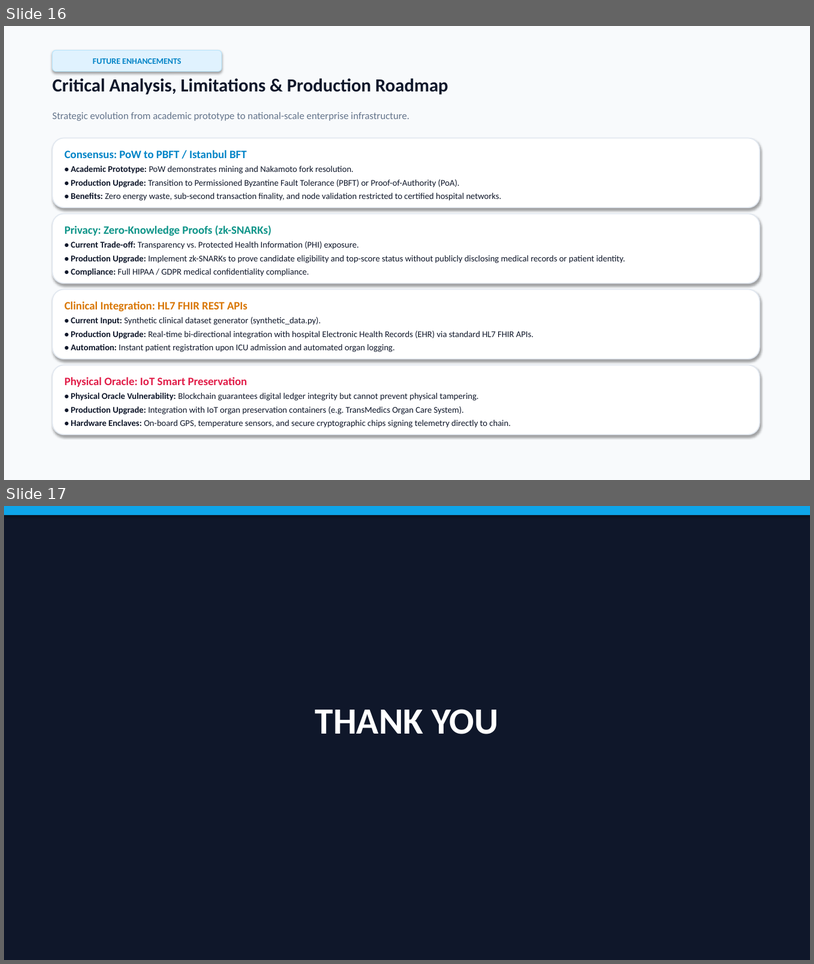
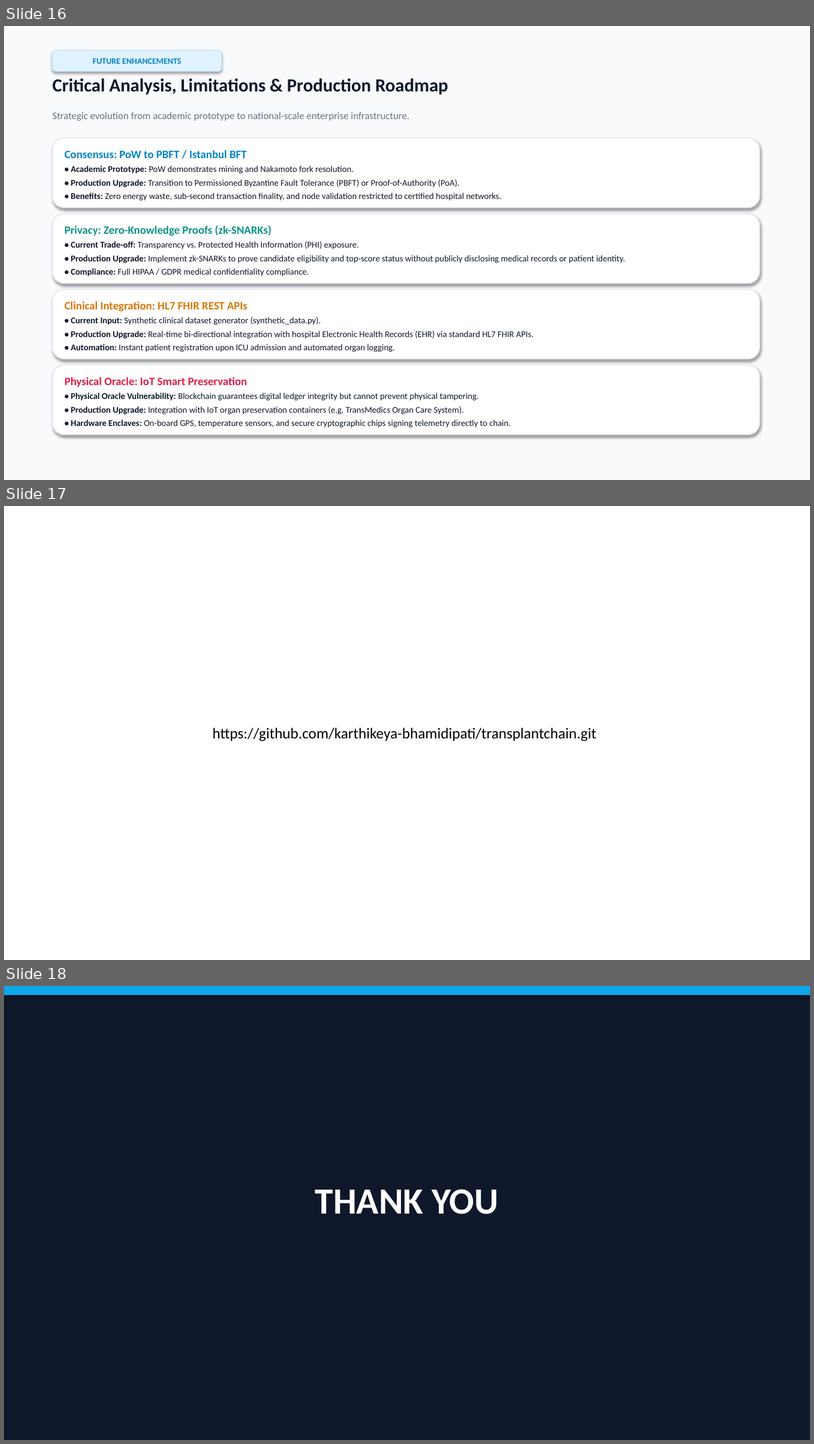
Before and after one commit to karthikeya-bhamidipati/transplantchain, a slide deck: TransplantChain_Presentation.pptx. Shown one above the other, each under a label of ours: slides 16 and 17 before the commit, slides 16, 17 and 18 after it. The pictures are 814x964 and 814x1444 pixels, drawn with LibreOffice and Linux fonts; fonts in the diff are those of the drawing. Boxes give left, top, right and bottom in pixels: in the first picture for what was removed or moved away, otherwise in the second. Text is boxed around its words. In the diff, an @@ line names an element or a change of style, - is before the commit and + after.

Commit message:
presentation update

```diff
--- a/TransplantChain_Presentation.pptx
+++ b/TransplantChain_Presentation.pptx
@@ slide 17 added at bbox=[4, 506, 810, 960], background #FFFFFF @@
@@ text added at bbox=[213, 727, 597, 741], 18 pt, text #000000 @@
+https://github.com/karthikeya-bhamidipati/transplantchain.git
@@ what was slide 17 is now slide 18 @@
```
